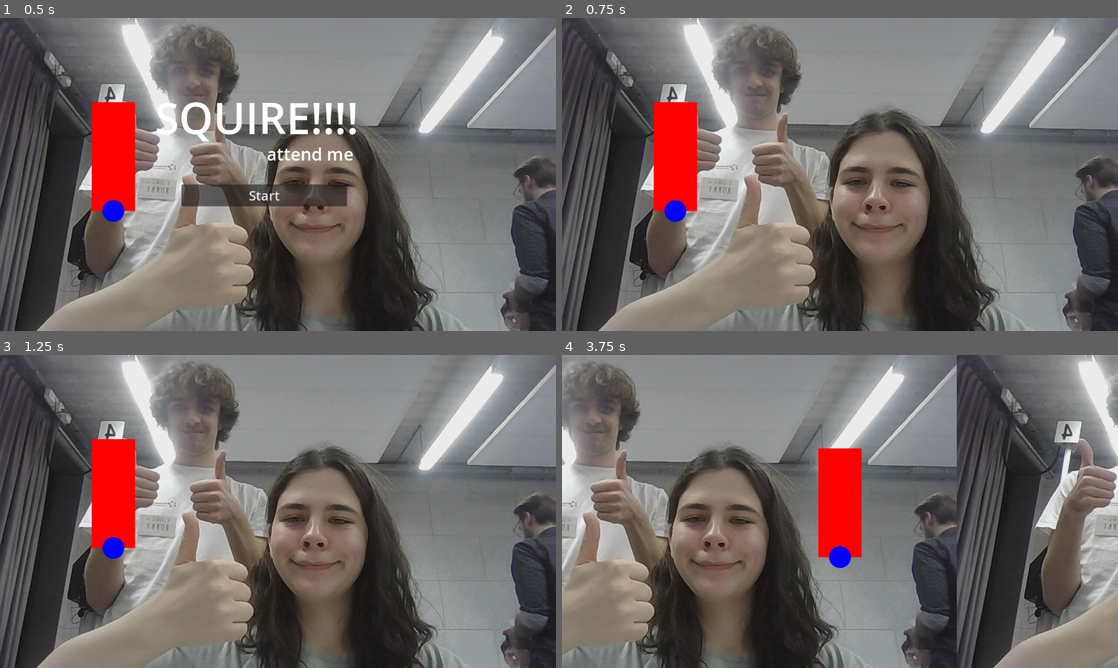
Above: before the commit, frames 1-4 (two rows, left to right).
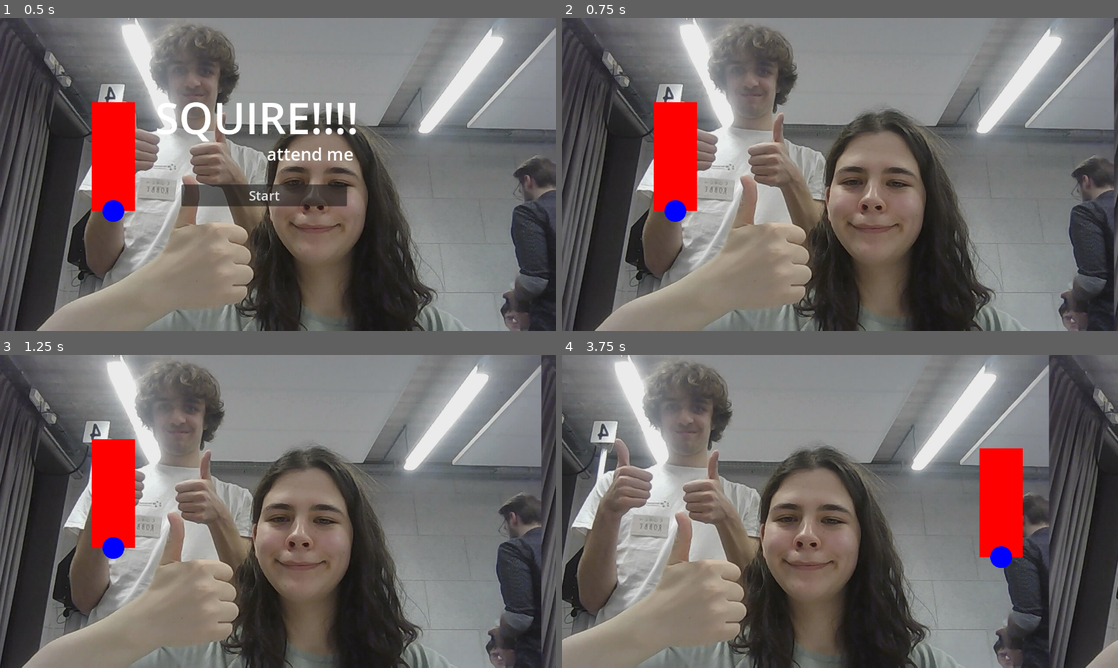
Above: after the commit, the same moments.

Repository: Screeeech/Knights-of-Shortrealm
Game: Godot game, scene res://world.tscn
The game is run twice, just before and just after one commit, with the same random seed, the same clock (stepped at 60 frames per second) and the same inputs.
Inputs:
- Up to frame 1 (0.5 s): no input
- Up to frame 2 (0.75 s): click "Start" at 0.5 s
- Up to frame 3 (1.25 s): no input
- Up to frame 4 (3.75 s): hold Right (right) 1.28-2.03 s; hold Down (down) 2.03-2.78 s; hold Right (right) 2.78-3.53 s; hold Up (up) from 3.53 s (still down)

Frame 1 is identical in both runs. In frame 2, 15% of the frame differs, in the area x 0-100%, y 0-100%; in frame 3, 38%; in frame 4, 74%.

Commit message:
Added autoscrolling

Diff:
--- a/scripts/player.gd
+++ b/scripts/player.gd
@@ -1,9 +1,8 @@
 class_name Player
 extends CharacterBody2D
 
-@export var health: int
 @export var damage: int
-@export var speed: int
+@export var speed: int = 500
 
 @onready var animations: AnimationPlayer = $AnimationPlayer
 @onready var character_sprite: Sprite2D = $CharacterSprite
--- a/scripts/signal_bus.gd
+++ b/scripts/signal_bus.gd
@@ -1,3 +1,5 @@
 extends Node
 
 signal start_button_pressed
+signal start_scrolling
+signal pause_scrolling
--- a/scripts/states/player/player_idle.gd
+++ b/scripts/states/player/player_idle.gd
@@ -5,12 +5,10 @@
 
 func enter() -> void:
     super()
-    print("Entered idle")
 
 func process_input(_input: InputEvent) -> State:
     var input_direction: Vector2 = Input.get_vector("left", "right", "up", "down")
     if input_direction:
-        print(walking_state.animation_name)
         return walking_state
 
     return null
--- a/scripts/states/player/player_start_menu.gd
+++ b/scripts/states/player/player_start_menu.gd
@@ -24,5 +24,4 @@
     return null
 
 func on_start_pressed() -> void:
-    print("Start pressed")
     start_pressed = true
--- a/scripts/ui.gd
+++ b/scripts/ui.gd
@@ -15,6 +15,7 @@
 
 func _on_button_pressed() -> void:
     SignalBus.start_button_pressed.emit()
+    SignalBus.start_scrolling.emit()
 
     self.queue_free()
     # Add gamestate here
--- a/scripts/world.gd
+++ b/scripts/world.gd
@@ -3,6 +3,21 @@
 @onready var player: CharacterBody2D = $Player
 @onready var camera: Camera2D = $Camera
 
-func _process(_delta: float) -> void:
-    if player.position.x > camera.position.x:
-        camera.position.x = player.position.x
+@onready var camera_active: bool = false
+
+@export var camera_speed: float = 50
+
+func _on_tree_entered() -> void:
+    SignalBus.start_scrolling.connect(pause_scrolling)
+    SignalBus.start_scrolling.connect(start_scrolling)
+
+
+func _process(delta: float) -> void:
+    if camera_active:
+        camera.position.x += camera_speed * delta
+
+func start_scrolling() -> void:
+    camera_active = true
+
+func pause_scrolling() -> void:
+    camera_active = false
--- a/world.tscn
+++ b/world.tscn
@@ -14,13 +14,13 @@
 
 [node name="Stage" parent="." instance=ExtResource("1_f3sb7")]
 
-[node name="Player" parent="." instance=ExtResource("2_fj7yv")]
-position = Vector2(261.0001, 444.00003)
-scale = Vector2(5, 5)
-
 [node name="Camera" type="Camera2D" parent="."]
 position = Vector2(640, 360)
 script = ExtResource("3_tlwt5")
+
+[node name="Player" parent="Camera" instance=ExtResource("2_fj7yv")]
+position = Vector2(-378.9999, 84.00003)
+scale = Vector2(5, 5)
 
 [node name="InvisibleWalls" type="Node2D" parent="Camera"]
 
@@ -47,3 +47,5 @@
 offset_top = 46.0
 offset_right = -32.0
 offset_bottom = 50.0
+
+[connection signal="tree_entered" from="." to="." method="_on_tree_entered"]
